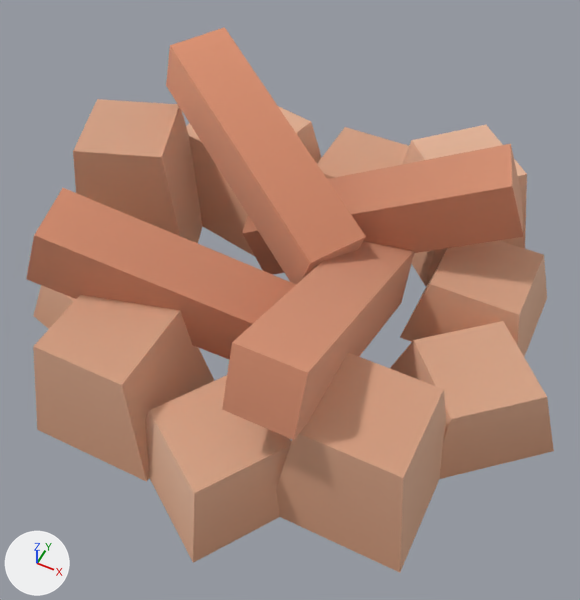
The glTF model public/assets/models/objects/campfire.glb, before and after one commit.
Both versions are drawn from a camera (50 mm lens) standing at (0.596, -1.211, 1.577) and looking at (0.039, -0.095, 0.183). Every picture has the same lights, and +X, +Y and +Z are marked at lower left. The older version comes first. Where no turn or scale is listed for an object, it has been applied to the vertices. Vertices at exactly the same position are counted once.

The scene before the commit, as lines of its bpy script (objects in view):
```python
me_campfire_pit = bpy.data.meshes.new('campfire-pit')
me_campfire_pit.from_pydata(...)  # 152 vertices, 305 faces; spans x -0.7..0.7, y -0.678..0.678, z -0.275..0.275
me_campfire_pit.materials.append(mat_baked)
ob_campfire_pit = bpy.data.objects.new('campfire-pit', me_campfire_pit)
ob_campfire_pit.location = (0.0, 0.0, 0.275)
```
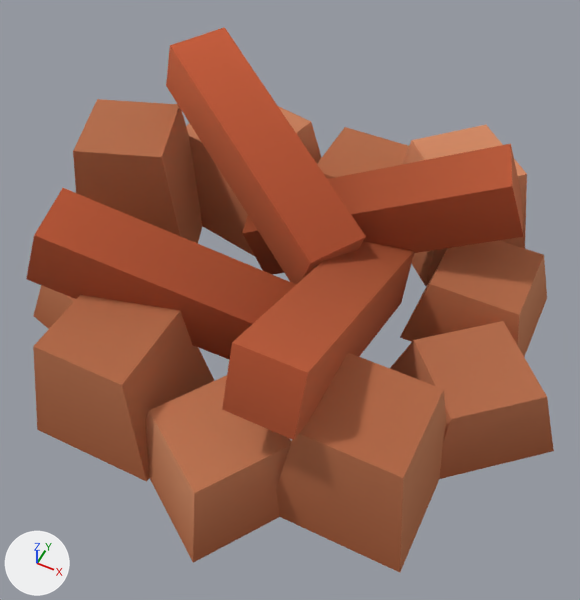
What differs and where, as boxes (x1, y1, x2, y2) in the pictures (580 x 600 px):
```json
{"part": 1, "of": "me_campfire_pit", "change": "recoloured", "before": [26, 29, 524, 440], "after": [26, 29, 524, 440], "on screen": "darker"}
{"part": 2, "of": "me_campfire_pit", "change": "recoloured", "before": [33, 27, 554, 572], "after": [33, 27, 554, 572], "on screen": "darker"}
```

Edits to the scene script, one JSON object a line:
```json
{"block": "me_campfire_pit", "where": "me_campfire_pit.from_pydata(...)  # 152 vertices, 305 faces; spans x -0.7..0.7, y -0.678..0.678, z -0.275..0.275"}
{"block": "me_campfire_pit", "where": "# used by ob_campfire_pit; location = (0.0, 0.0, 0.275)"}
{"block": "me_campfire_pit", "change": "me_campfire_pit part 1: 145 faces centred in x -0.613..0.586, y -0.562..0.538, z -0.275..0.181 are repainted in the vertex colours; the middle colour goes from beige #e8b89c to orange #cb7a55"}
{"block": "me_campfire_pit", "change": "me_campfire_pit part 2: 160 faces centred in x -0.648..0.636, y -0.619..0.616, z -0.228..0.228 are repainted in the vertex colours; the middle colour goes from beige #efceb6 to beige #dc9e77"}
```
